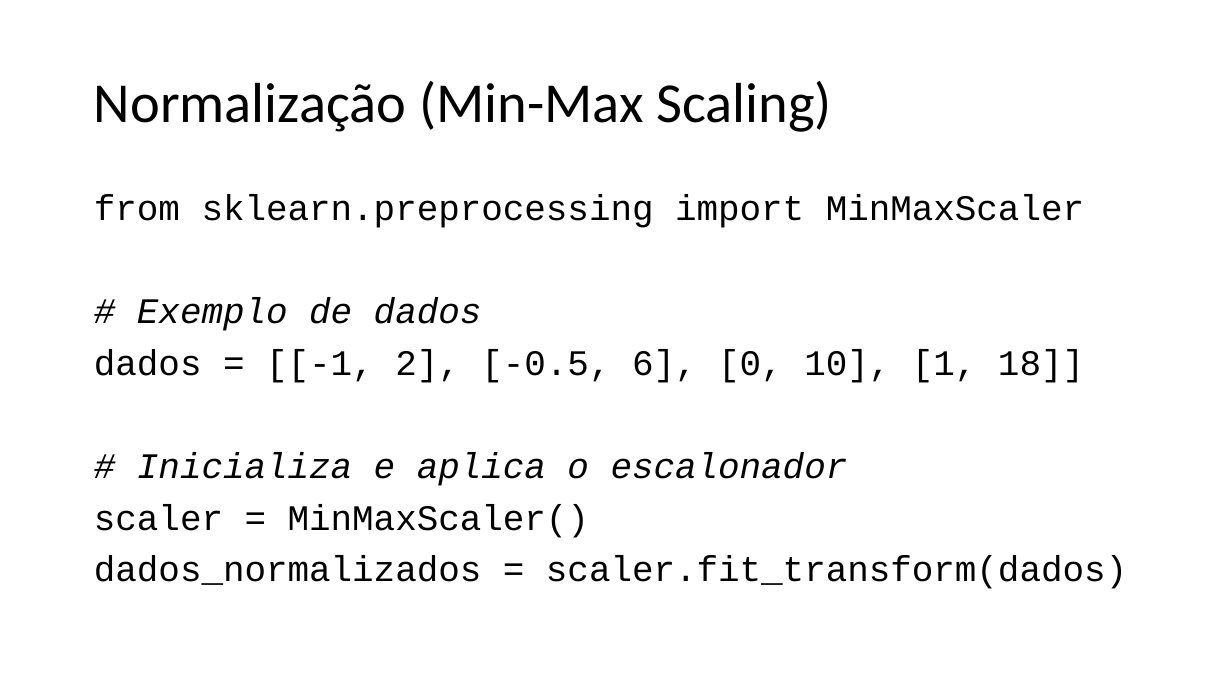
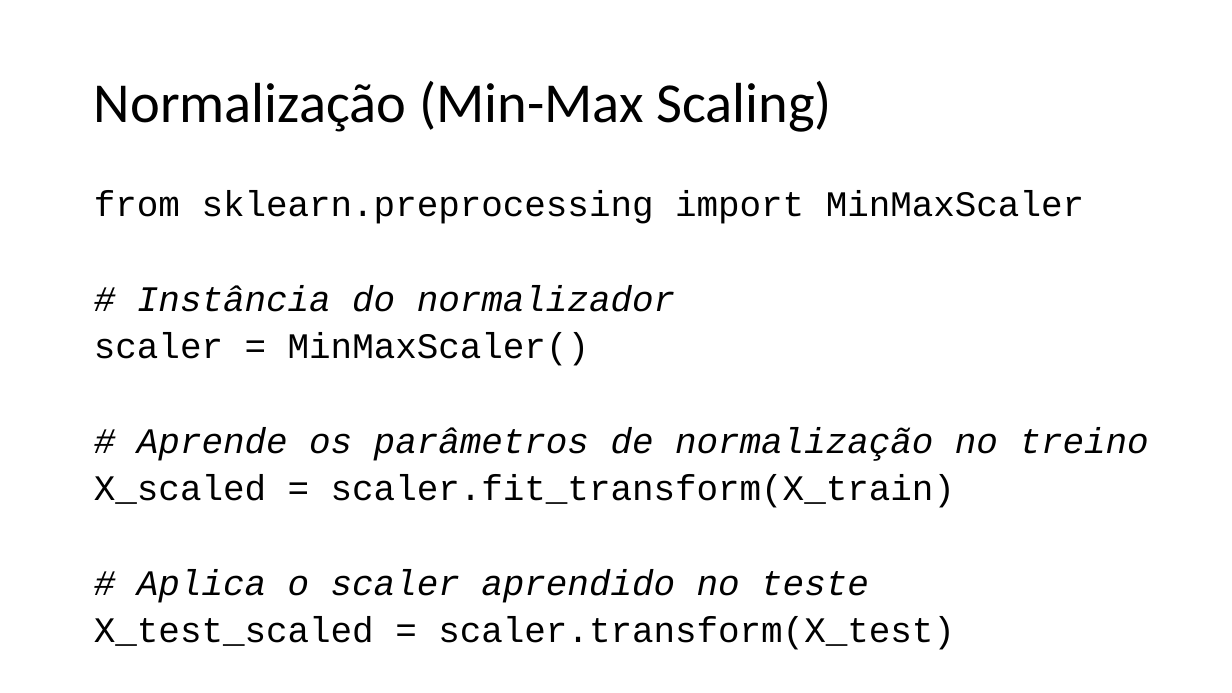
Before and after one commit to zz4fap/c24_inteligencia_artificial, a slide deck: slide 9 of slides/C24_Transformações.pptx. Drawn at 1232x693 pixels with LibreOffice and Linux fonts; fonts in the diff are those of the drawing. Boxes give left, top, right and bottom in pixels: in the first picture for what was removed or moved away, otherwise in the second. Text is boxed around its words. In the diff, an @@ line names an element or a change of style, - is before the commit and + after.

Commit message:
update of slides

```diff
--- a/slides/C24_Transformações.pptx
+++ b/slides/C24_Transformações.pptx
@@ text at <box>94,191,1084,366</box>: line spacing 0.9 to 0.8 @@
@@ text at <box>137,285,675,312</box>: text changed @@
-# Exemplo de dados
-dados = [[-1, 2], [-0.5, 6], [0, 10], [1, 18]]
-# Inicializa e aplica o escalonador
+# Instância do normalizador
@@ text at <box>94,428,1149,650</box>: text changed @@
-dados_normalizados = scaler.fit_transform(dados)
+# Aprende os parâmetros de normalização no treino
+X_scaled = scaler.fit_transform(X_train)
+# Aplica o scaler aprendido no teste
+X_test_scaled = scaler.transform(X_test)
```
Also in this commit, not shown: 1 other slide changed, 3 slides added.
